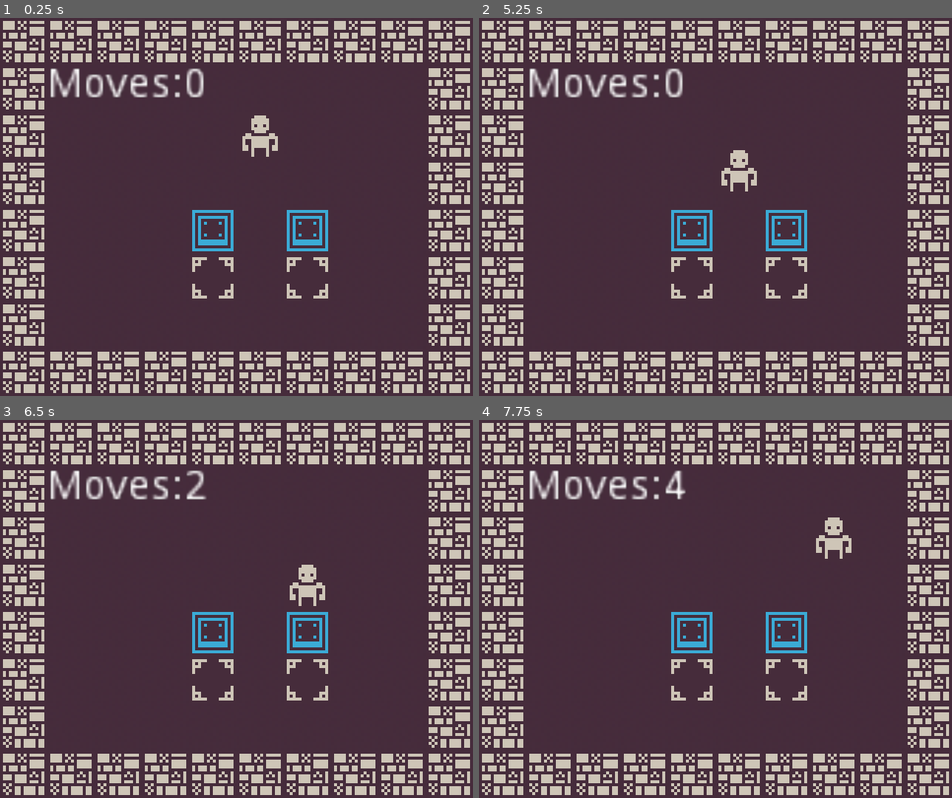
Above: before the commit, frames 1-4 (two rows, left to right).
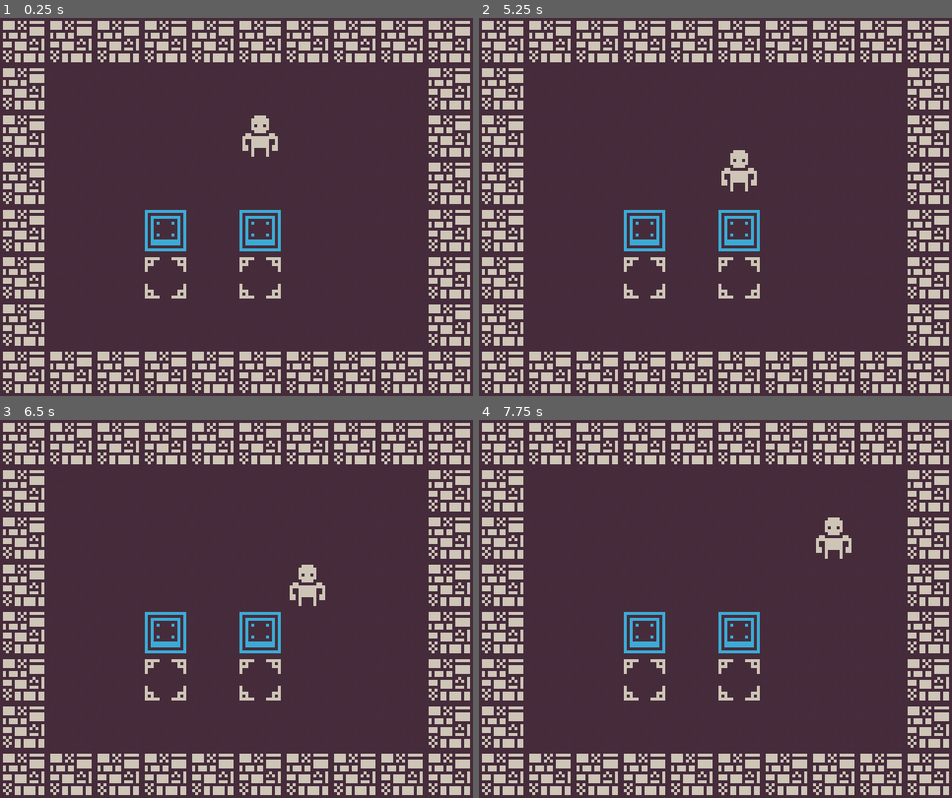
Above: after the commit, the same moments.

Repository: KoldKardio/Sokoban-v.2
Game: Godot game, scene res://demo_world.tscn
Same seed, same stepped clock (60 frames per second), same inputs: the game is played once before the commit and once after it.
Inputs:
- Up to frame 1 (0.25 s): no input
- Up to frame 2 (5.25 s): tap Enter at 0.5 s; hold Right (ui_right) 0.53-1.28 s; tap R (reset) every 0.75 s from 1.25 to 4.25 s; hold Down (ui_down) 1.28-2.03 s; hold Right (ui_right) 2.03-2.78 s; hold Up (ui_up) 2.78-3.53 s; hold Left (ui_left) 3.53-5.03 s; hold Down (ui_down) from 5.03 s (still down)
- Up to frame 3 (6.5 s): release Down (ui_down) at 5.78 s; hold Right (ui_right) from 5.78 s (still down)
- Up to frame 4 (7.75 s): release Right (ui_right) at 6.53 s; hold Up (ui_up) 6.53-7.28 s; hold Right (ui_right) from 7.28 s (still down)

The runs differ from the first frame. In frame 1, 4.1% of the frame differs, in the area x 10-70%, y 13-75%; in frame 2, 4.1%; in frame 3, 4.1%; in frame 4, 4.1%.

Commit message:
Add files via upload

Diff:
--- a/SokoBAN/demo_world.tscn
+++ b/SokoBAN/demo_world.tscn
@@ -74,23 +74,21 @@
 [node name="spots" type="Node2D" parent="."]
 
 [node name="goal" parent="spots" instance=ExtResource( 4 )]
-position = Vector2( 72, 88 )
+position = Vector2( 56, 88 )
 
 [node name="goal2" parent="spots" instance=ExtResource( 4 )]
-position = Vector2( 104, 88 )
-
-[node name="Player" parent="." instance=ExtResource( 2 )]
-position = Vector2( 88, 40 )
+position = Vector2( 88, 88 )
 
 [node name="boxes" type="Node2D" parent="."]
 
 [node name="Box" parent="boxes" instance=ExtResource( 3 )]
-position = Vector2( 72, 72 )
+position = Vector2( 88, 72 )
 
 [node name="Box2" parent="boxes" instance=ExtResource( 3 )]
-position = Vector2( 104, 72 )
+position = Vector2( 56, 72 )
 
-[node name="Tween" type="Tween" parent="."]
+[node name="Player" parent="." instance=ExtResource( 2 )]
+position = Vector2( 88, 40 )
 
 [node name="AcceptDialog" type="AcceptDialog" parent="."]
 margin_left = 32.0
@@ -100,12 +98,4 @@
 window_title = ":)"
 dialog_text = "level cleared"
 
-[node name="moves" type="Label" parent="."]
-margin_left = 16.0
-margin_top = 16.0
-margin_right = 56.0
-margin_bottom = 30.0
-text = "moves: 0"
-
-[connection signal="tween_all_completed" from="Tween" to="boxes/Box" method="_on_Tween_tween_all_completed"]
 [connection signal="confirmed" from="AcceptDialog" to="." method="_on_AcceptDialog_confirmed"]
--- a/SokoBAN/scenes/Box.tscn
+++ b/SokoBAN/scenes/Box.tscn
@@ -8,12 +8,13 @@
 
 [node name="Box" type="KinematicBody2D" groups=["box"]]
 script = ExtResource( 2 )
-__meta__ = {
-"_edit_group_": true
-}
 
 [node name="Sprite" type="Sprite" parent="."]
 texture = ExtResource( 1 )
 
 [node name="CollisionShape2D" type="CollisionShape2D" parent="."]
 shape = SubResource( 5 )
+
+[node name="Tween" type="Tween" parent="."]
+
+[connection signal="tween_all_completed" from="Tween" to="." method="_on_Tween_tween_all_completed"]
--- a/SokoBAN/script/Box.gd
+++ b/SokoBAN/script/Box.gd
@@ -1,6 +1,7 @@
 extends KinematicBody2D
 
-onready var tween = get_node("../../Tween")
+#onready var tween = get_node("../../Tween")
+onready var tween = get_node("Tween")
 
 var pushin = false
 
@@ -9,7 +10,6 @@
 		return
 	if test_move(transform, direction): # collision detection to walls
 		return
-
 	pushin = true
 	tween.interpolate_property(
 		self, "position",
--- a/SokoBAN/script/Player.gd
+++ b/SokoBAN/script/Player.gd
@@ -54,9 +54,6 @@
 			position = init_position + (TILE_SIZE * input_direction)
 			move_to_tile = 0
 			is_moving = false
-			#move counter
-			get_parent().moves += 1
-
 		else:
 			position = init_position + (TILE_SIZE * input_direction * move_to_tile )
 
@@ -65,6 +62,5 @@
 		var node = ray.get_collider()
 #		print("Player is in collision!...:", ray.get_collider()) # obtain the data on collider
 		if node is KinematicBody2D: # id node is is_in_group('box') - using group method
-			get_parent().moves += 1
 			node.push(input_direction, TILE_SIZE)
 	pass
--- a/SokoBAN/script/box-in.gd
+++ b/SokoBAN/script/box-in.gd
@@ -1,8 +1,6 @@
 extends Area2D
 
-
 var occupied = false
-
 
 func _on_Area2D_body_entered(body):
 	if body.is_in_group('box'):
--- a/SokoBAN/script/game.gd
+++ b/SokoBAN/script/game.gd
@@ -1,11 +1,9 @@
 extends Node
 
 var gameEnd = false
-var timer = 1 # 1 sec delay
-var moves = 0
+var timer = 1
 
 func _process(delta):
-	$moves.text = "Moves:" + str(moves)
 	if gameEnd == false:
 		var spots = $spots.get_child_count()
 		for i in $spots.get_children():
